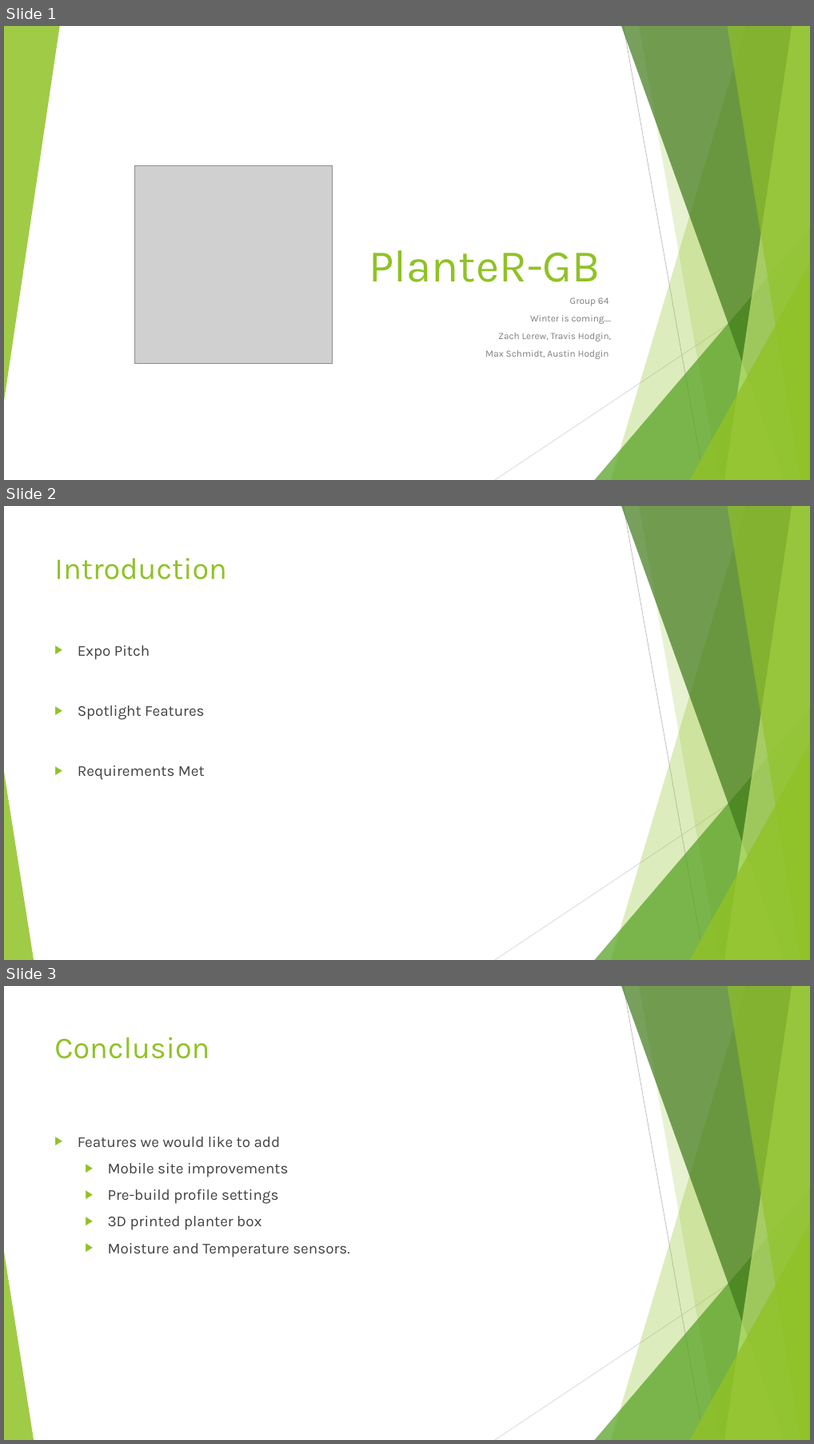
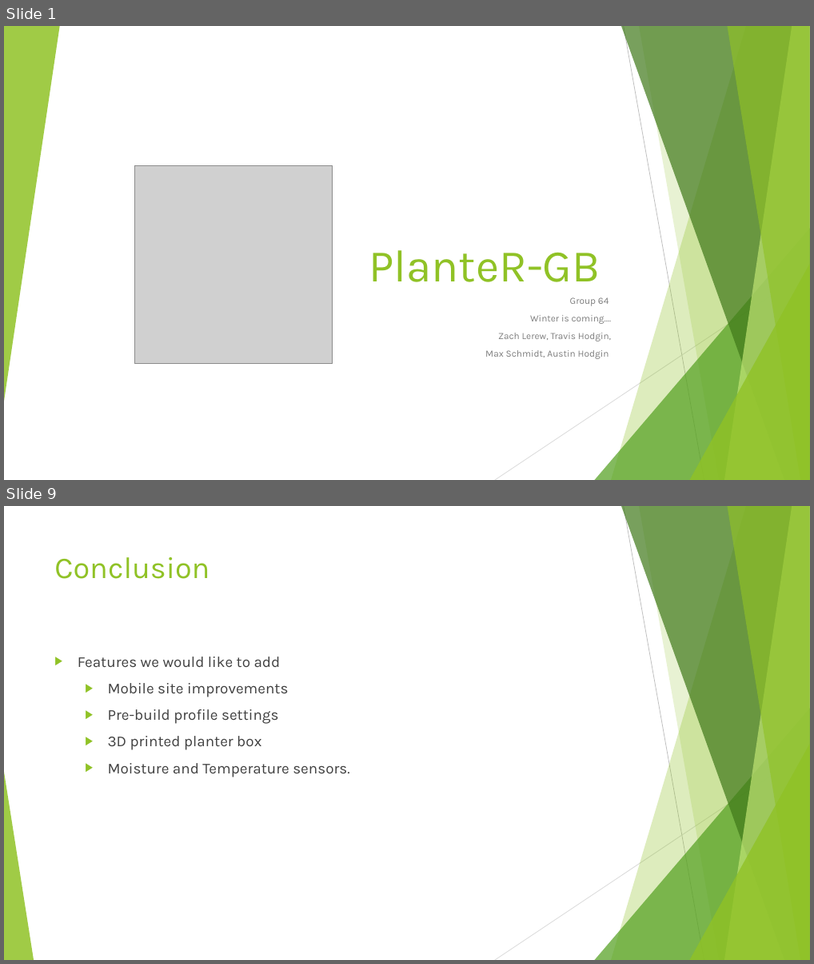
Before and after one commit to HodginAustin/Winter-Is-Coming, a slide deck: Documents/PresentationSpring/Spring Presentation.pptx. Shown one above the other, each under a label of ours: slides 1, 2 and 3 before the commit, slides 1 and 9 after it; the slides between them are not shown. The pictures are 814x1444 and 814x964 pixels, drawn with LibreOffice and Linux fonts; fonts in the diff are those of the drawing; grey boxes stand for pictures. Boxes give left, top, right and bottom in pixels: in the first picture for what was removed or moved away, otherwise in the second. Text is boxed around its words. In the diff, an @@ line names an element or a change of style, - is before the commit and + after.

```diff
--- a/Documents/PresentationSpring/Spring Presentation.pptx
+++ b/Documents/PresentationSpring/Spring Presentation.pptx
@@ slide 2 removed at bbox=[4, 506, 810, 960], background #FFFFFF; not listed: 10 template elements that a slide beside it also shows @@
@@ text removed at bbox=[54, 558, 227, 580] @@
-Introduction
@@ text removed at bbox=[78, 645, 205, 780] @@
-▶ Expo Pitch
-▶ Spotlight Features
-▶ Requirements Met
@@ what was slide 3 is now slide 9 @@
```
Also in this commit, not shown: 7 slides added.
